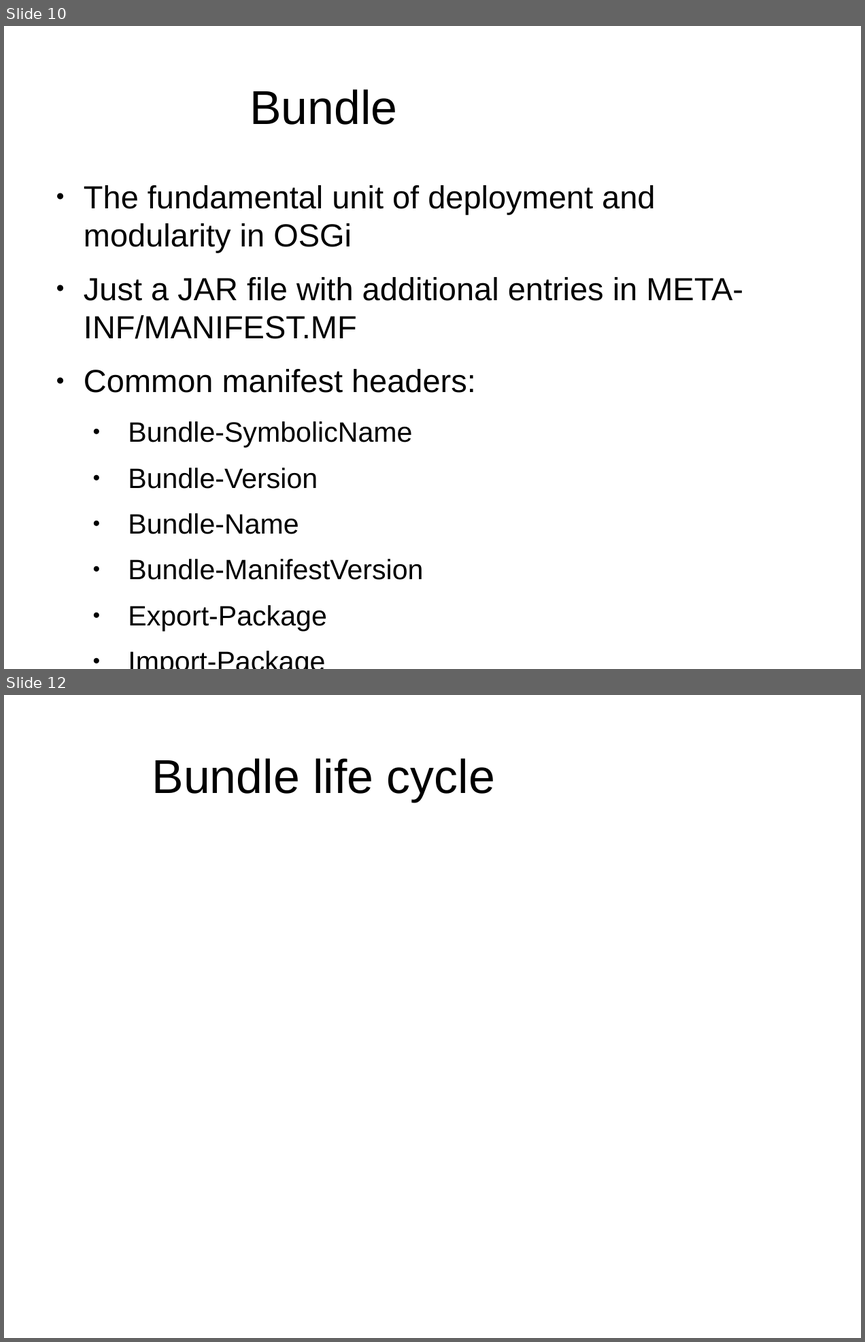
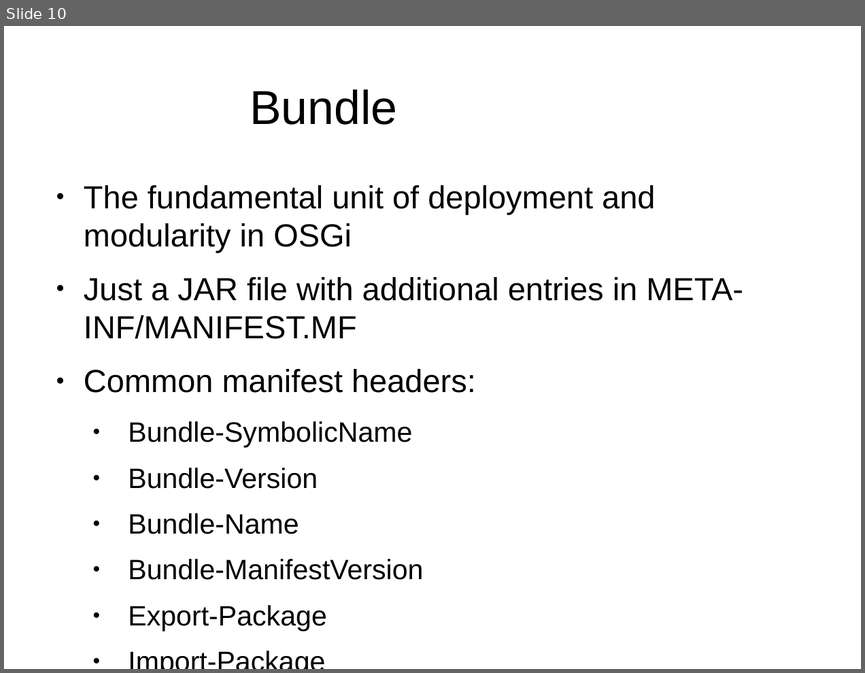
Before and after one commit to gkamal/bojug-osgi-talk, a slide deck: osgi- bojug.odp. Shown one above the other, each under a label of ours: slides 10 and 12 before the commit, slide 10 after it; the slides between them are not shown. The pictures are 865x1342 and 865x673 pixels, drawn with LibreOffice and Linux fonts; fonts in the diff are those of the drawing; background and template pictures are left out. Boxes give left, top, right and bottom in pixels: in the first picture for what was removed or moved away, otherwise in the second. Text is boxed around its words. In the diff, an @@ line names an element or a change of style, - is before the commit and + after.

```diff
--- a/osgi- bojug.odp
+++ b/osgi- bojug.odp
@@ slide 12 removed at box(4, 695, 861, 1338), background #FFFFFF @@
@@ title removed at box(152, 758, 495, 802) @@
-Bundle life cycle
```
Also in this commit, not shown: 1 slide changed, 8 slides added, 20 other files.
